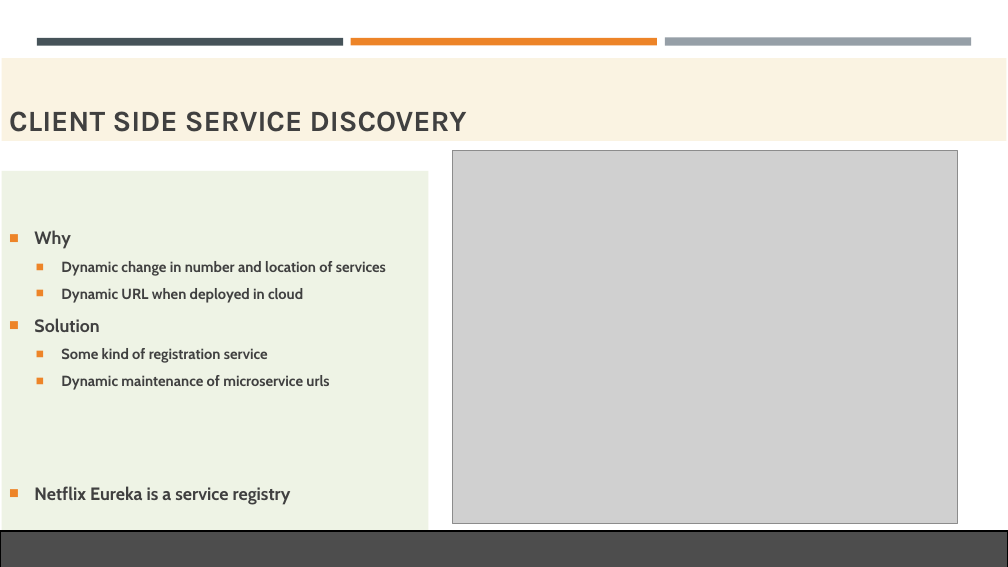
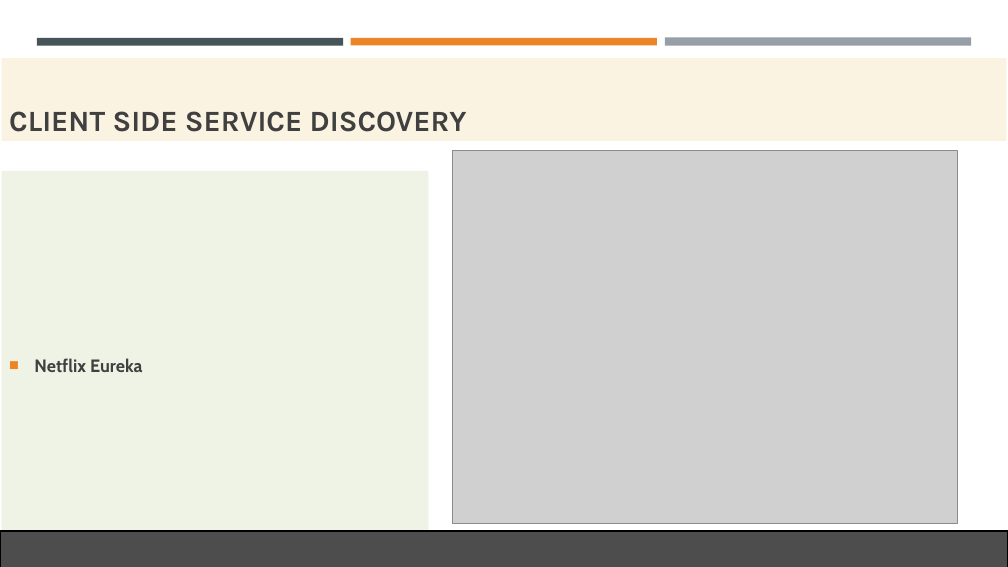
Before and after one commit to codefarm0/Service-Registry-And-Discovery-Eureka, a slide deck: slide 6 of SERVICE registry and discovery.pptx. Drawn at 1008x567 pixels with LibreOffice and Linux fonts; fonts in the diff are those of the drawing; grey boxes stand for pictures. Boxes give left, top, right and bottom in pixels: in the first picture for what was removed or moved away, otherwise in the second. Text is boxed around its words. In the diff, an @@ line names an element or a change of style, - is before the commit and + after.

```diff
--- a/SERVICE registry and discovery.pptx
+++ b/SERVICE registry and discovery.pptx
@@ text at bbox=[34, 358, 142, 372]: text changed; size 14 to 17 pt @@
-■ Why
-  ■ Dynamic change in number and location of services
-  ■ Dynamic URL when deployed in cloud
-■ Solution
-  ■ Some kind of registration service
-  ■ Dynamic maintenance of microservice urls
-■ Netflix Eureka is a service registry
+■ Netflix Eureka
```
Also in this commit, not shown: 4 other slides changed, 4 slides added, 1 slide removed, 54 other files.
